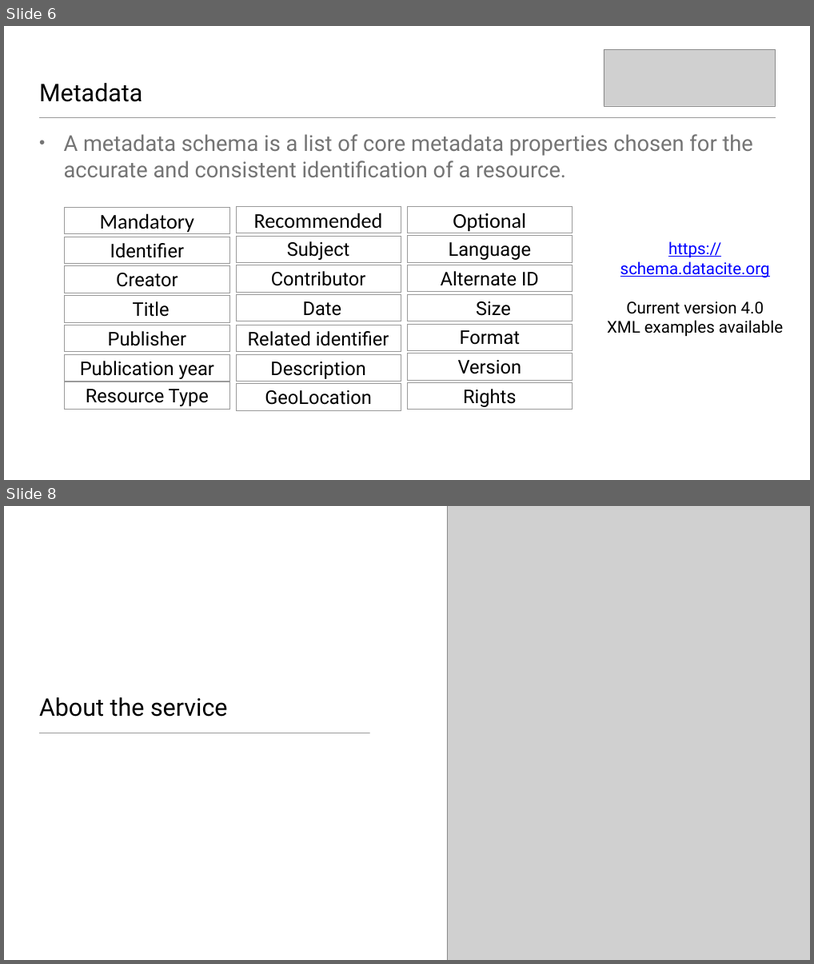
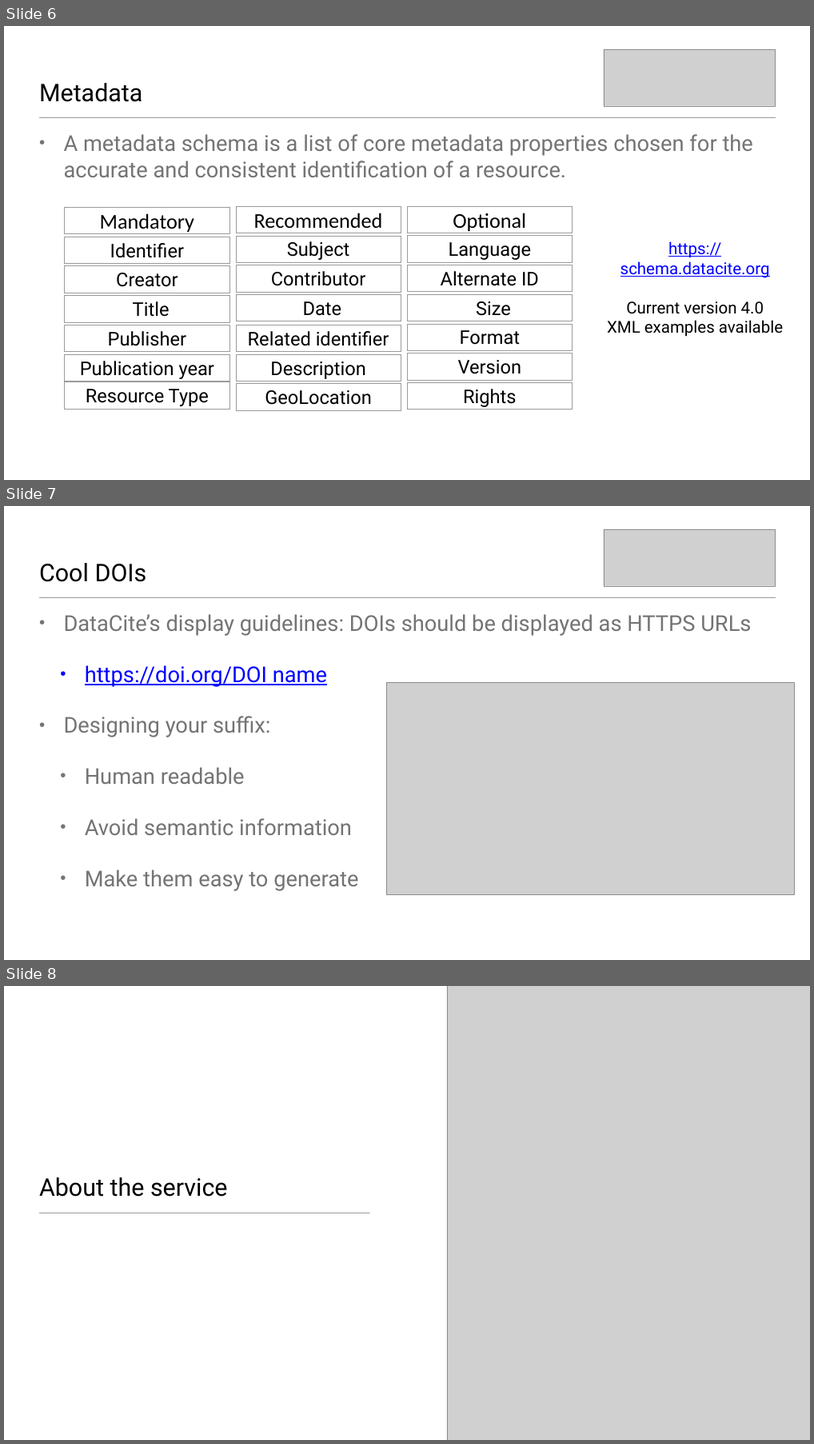
Before and after one commit to datacite/homepage, a slide deck: source/assets/tech_intro.pptx. Shown one above the other, each under a label of ours: slides 6 and 8 before the commit, slides 6, 7 and 8 after it; the slides between them are not shown. The pictures are 814x964 and 814x1444 pixels, drawn with LibreOffice and Linux fonts; fonts in the diff are those of the drawing; grey boxes stand for pictures. Boxes give left, top, right and bottom in pixels: in the first picture for what was removed or moved away, otherwise in the second. Text is boxed around its words. In the diff, an @@ line names an element or a change of style, - is before the commit and + after.

```diff
--- a/source/assets/tech_intro.pptx
+++ b/source/assets/tech_intro.pptx
@@ slide 7 added at (4,506,810,960), background #FFFFFF; not listed: 1 template element that a slide beside it also shows @@
@@ picture added at (603,529,775,586) @@
@@ title added at (39,563,147,582), 58 pt, text #000000 @@
+Cool DOIs
@@ text added at (64,614,751,891), 52 pt, text #747474 @@
+• DataCite’s display guidelines: DOIs should be displayed as HTTPS URLs
+  • https://doi.org/DOI name
+• Designing your suffix:
+  • Human readable
+  • Avoid semantic information
+  • Make them easy to generate
@@ picture added at (386,682,794,894) @@
```
Also in this commit, not shown: 3 slides changed, 1 slide removed, 4 other files.
